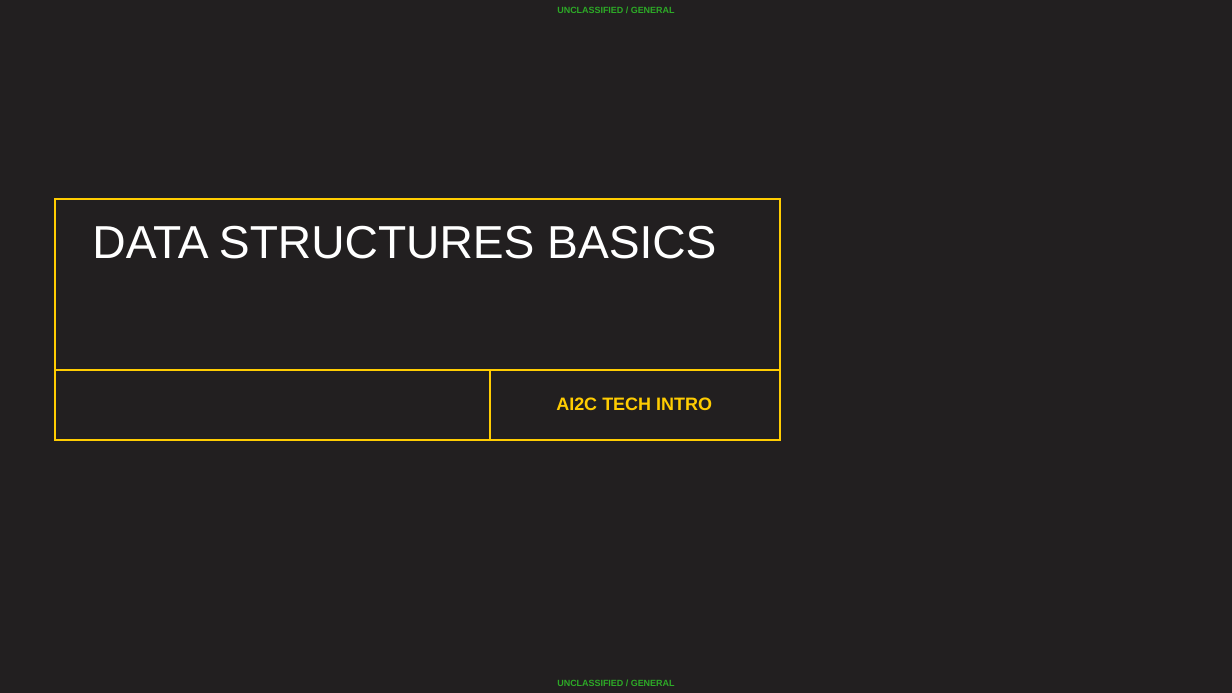
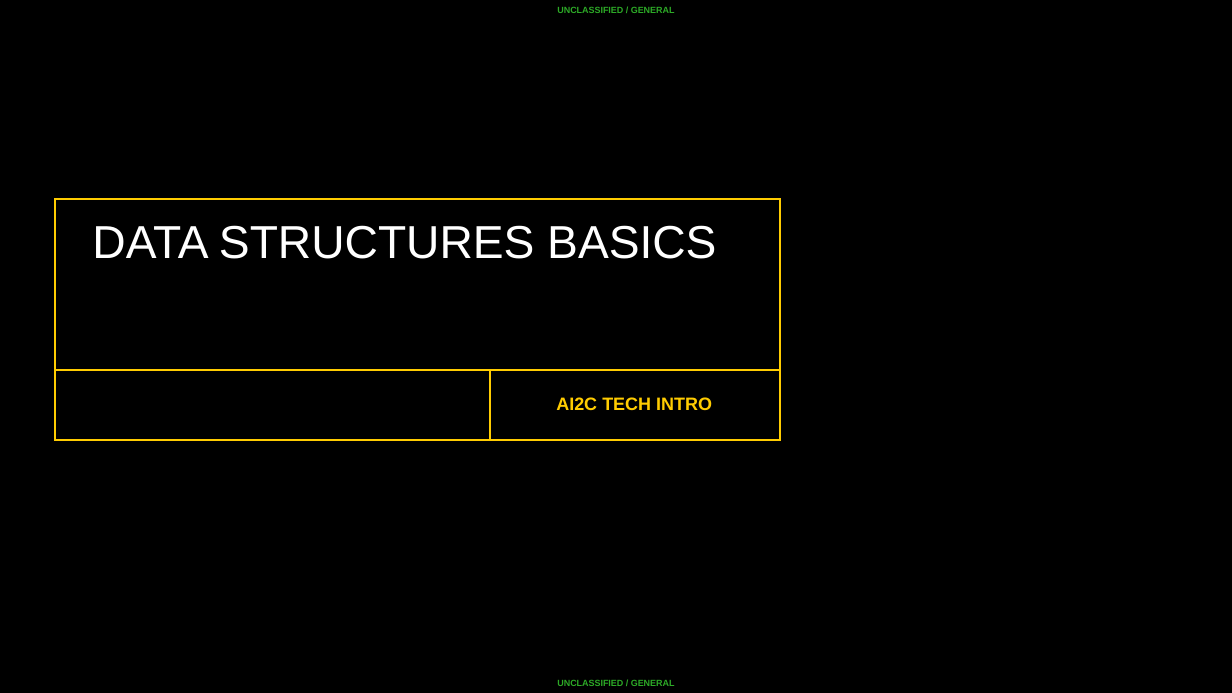
Before and after one commit to AFC-AI2C/summer-course, a slide deck: slide 1 of Python/Lesson 07 - Data Structures/Data Structures Basics.pptx. Drawn at 1232x693 pixels with LibreOffice and Linux fonts; fonts in the diff are those of the drawing; background and template pictures are left out. Boxes give left, top, right and bottom in pixels: in the first picture for what was removed or moved away, otherwise in the second. Text is boxed around its words. In the diff, an @@ line names an element or a change of style, - is before the commit and + after.

Commit message:
reformats data structure slides

```diff
--- a/Python/Lesson 07 - Data Structures/Data Structures Basics.pptx
+++ b/Python/Lesson 07 - Data Structures/Data Structures Basics.pptx
@@ background #221F20 to picture (left out) @@
```
Also in this commit, not shown: 26 other slides changed.
